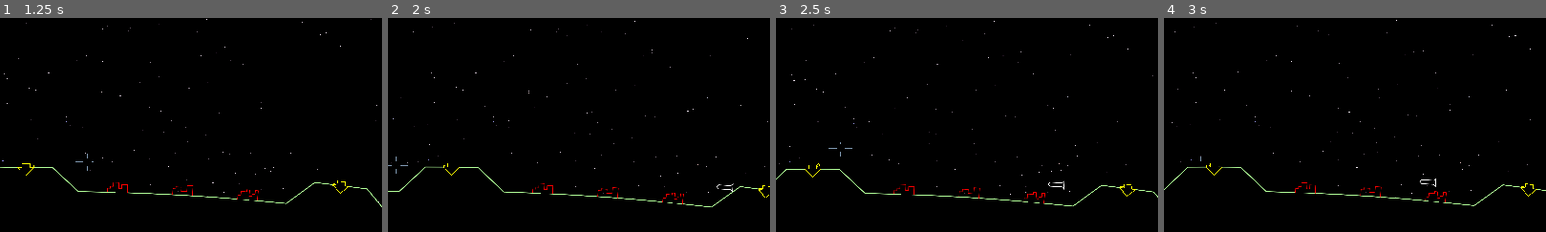
Above: before the commit, frames 1-4 (left to right).
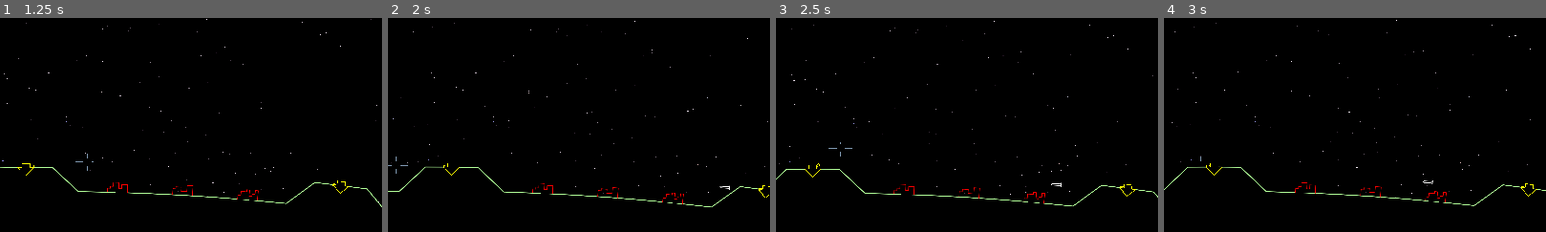
Above: after the commit, the same moments.

Repository: tartley/missile-commander
Game: Godot game, scene res://src/main/main.tscn
Two runs of this game, one before a commit and one after it. Both use one fixed random seed, a clock stepped at 60 frames per second and the inputs below.
Inputs (mouse positions are % of the whole screen's width and height, from its top left):
- Up to frame 1 (1.25 s): tap Enter at 0.5 s; move the mouse to (55, 50) at 0.52 s
- Up to frame 2 (2 s): tap Space at 1.25 s; move the mouse to (45, 51) at 1.27 s; hold A from 1.28 s (still down)
- Up to frame 3 (2.5 s): tap Enter at 2 s; move the mouse to (52, 48) at 2.02 s; release A at 2.03 s
- Up to frame 4 (3 s): tap Space at 2.75 s; move the mouse to (49, 52) at 2.77 s
The pictures show only the part of the screen within x 44-94%, y 50-100%; the shares and areas given below are measured in that part.

Frame 1 is identical in both runs. In frame 2, less than 0.1% of the frame differs, in the area x 86-91%, y 77-82%; in frame 3, less than 0.1%; in frame 4, less than 0.1%, in the area x 66-72%, y 75-80%.

Commit message:
Shots are longer, skinnier

Diff:
--- a/src/shot/shot.gd
+++ b/src/shot/shot.gd
@@ -2,17 +2,17 @@
 
 var Pop:PackedScene = preload("res://src/pop/pop.tscn")
 
-const SIZE := 10.0
+const SIZE := 4.0
 const verts: Array[Vector2] = [
-    Vector2(0*SIZE, 4*SIZE),
-    Vector2(1*SIZE, 3*SIZE),
-    Vector2(1*SIZE, -3*SIZE),
-    Vector2(2*SIZE, -4*SIZE),
-    Vector2(0*SIZE, -4*SIZE),
-    Vector2(-2*SIZE, -4*SIZE),
-    Vector2(-1*SIZE, -3*SIZE),
-    Vector2(-1*SIZE, 3*SIZE),
-    Vector2(0*SIZE, 4*SIZE),
+    Vector2(0*SIZE, 6*SIZE),
+    Vector2(1*SIZE, 5*SIZE),
+    Vector2(1*SIZE, -5*SIZE),
+    Vector2(2*SIZE, -6*SIZE),
+    Vector2(0*SIZE, -6*SIZE),
+    Vector2(-2*SIZE, -6*SIZE),
+    Vector2(-1*SIZE, -5*SIZE),
+    Vector2(-1*SIZE, 5*SIZE),
+    Vector2(0*SIZE, 6*SIZE),
 ]
 
 var velocity: Vector2
